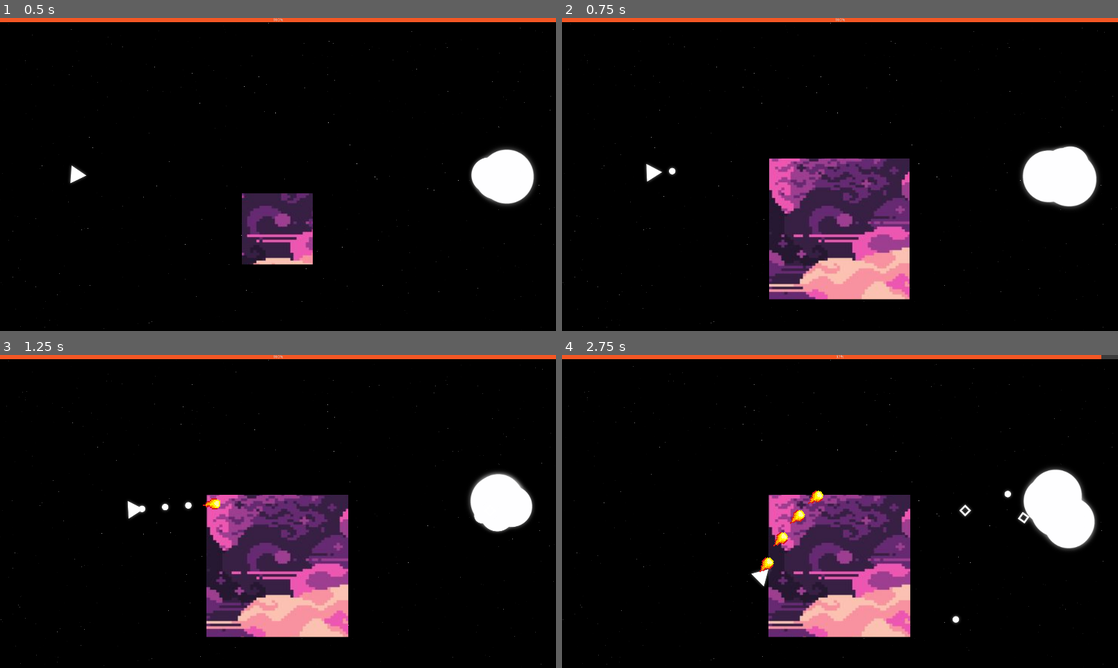
Above: before the commit, frames 1-4 (two rows, left to right).
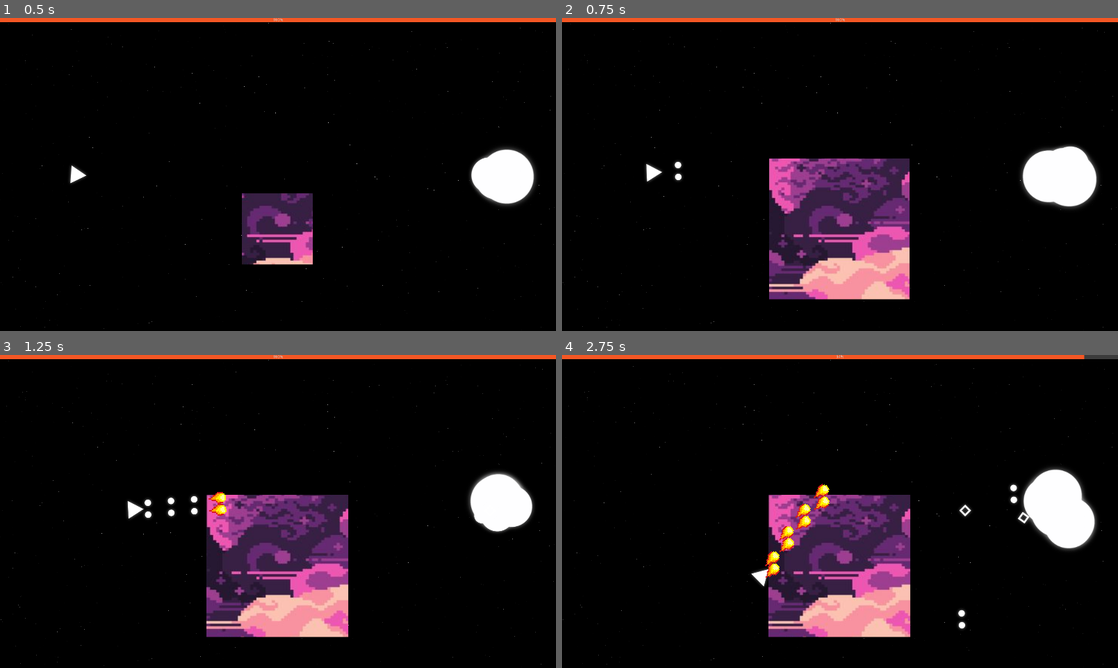
Above: after the commit, the same moments.

Repository: SAM2WOW/ProjectDanmaku
Game: Godot game, scene res://scenes/Main.tscn
The game is run twice, just before and just after one commit, with the same random seed, the same clock (stepped at 60 frames per second) and the same inputs. The engine's default icon, where the game draws it, is replaced by a stand-in: a white triangle on a blue panel in a dark square.
Inputs (mouse positions are in pixels of both pictures, inside the frame that each line leads up to):
- Up to frame 1 (0.5 s): no input
- Up to frame 2 (0.75 s): tap Enter at 0.5 s; move the mouse to (962, 158) at 0.52 s; press the mouse at (962, 158) at 0.53 s; hold D (move_right) from 0.53 s (still down)
- Up to frame 3 (1.25 s): keep holding D (move_right)
- Up to frame 4 (2.75 s): move the mouse to (728, 527) at 1.27 s; release D (move_right) at 1.28 s; release the mouse at (728, 527) at 1.28 s; hold S (move_down) 1.28-2.03 s; click (728, 527) at 1.35 s; move the mouse to (895, 442) at 2.02 s; press the mouse at (895, 442) at 2.03 s; hold D (move_right) from 2.03 s (still down)

Frame 1 is identical in both runs. In frame 2, 0.1% of the frame differs, in the area x 19-22%, y 45-53%; in frame 3, 0.5%; in frame 4, 1.0%, in the area x 35-97%, y 0-88%.

Commit message:
Added dual shot to minimalist style,

Diff:
--- a/objects/characters/Player.gd
+++ b/objects/characters/Player.gd
@@ -9,6 +9,8 @@
 var health = 100
 
 var bullet = preload("res://objects/weapons/PlayerBullet.tscn")
+
+onready var firingPositions = $FiringPositions
 
 
 func _ready():
@@ -68,21 +70,24 @@
 # fires a bullet at the mouse position
 func fire_bullet():
 	var b_speed = 700;
-	var b = bullet.instance()
+	var shotLocations = [Global.player]
+	if (style == 0):
+		shotLocations = firingPositions.get_children()
 
-	# b.style = style
-	b._on_Verse_Jump(style)
+	for shot in shotLocations:
+		var b = bullet.instance()
 
-	get_parent().add_child(b)
-	b.set_global_position(get_global_position())
+		b._on_Verse_Jump(style)
+		get_parent().add_child(b)
+		b.set_global_position(shot.get_global_position())
 
-	var dir = get_global_position().direction_to(get_global_mouse_position())
-	b.dir = dir;
-	b.rotation = 2*PI + atan2(dir.y, dir.x);
-	b.set_linear_velocity(dir*b_speed);
+		var dir = get_global_position().direction_to(get_global_mouse_position())
+		b.dir = dir;
+		b.rotation = 2*PI + atan2(dir.y, dir.x);
+		b.set_linear_velocity(dir*b_speed);
 
-	if (style == 1):
-		instance_pixel_bullet(b);
+		if (style == 1):
+			instance_pixel_bullet(b);
 
 func instance_pixel_bullet(b):
 	var linear_vel = sqrt(pow(b.linear_velocity.x,2)+pow(b.linear_velocity.y,2));
--- a/objects/characters/Player.tscn
+++ b/objects/characters/Player.tscn
@@ -56,7 +56,7 @@
 [node name="AnimatedSprite" type="AnimatedSprite" parent="Style1"]
 scale = Vector2( 3, 3 )
 frames = SubResource( 8 )
-frame = 4
+frame = 2
 speed_scale = 2.0
 playing = true
 script = ExtResource( 4 )
@@ -75,3 +75,11 @@
 wait_time = 0.2
 one_shot = true
 autostart = true
+
+[node name="FiringPositions" type="Node2D" parent="."]
+
+[node name="LeftShot" type="Node2D" parent="FiringPositions"]
+position = Vector2( 20, -21 )
+
+[node name="RightShot" type="Node2D" parent="FiringPositions"]
+position = Vector2( 21, 20 )
